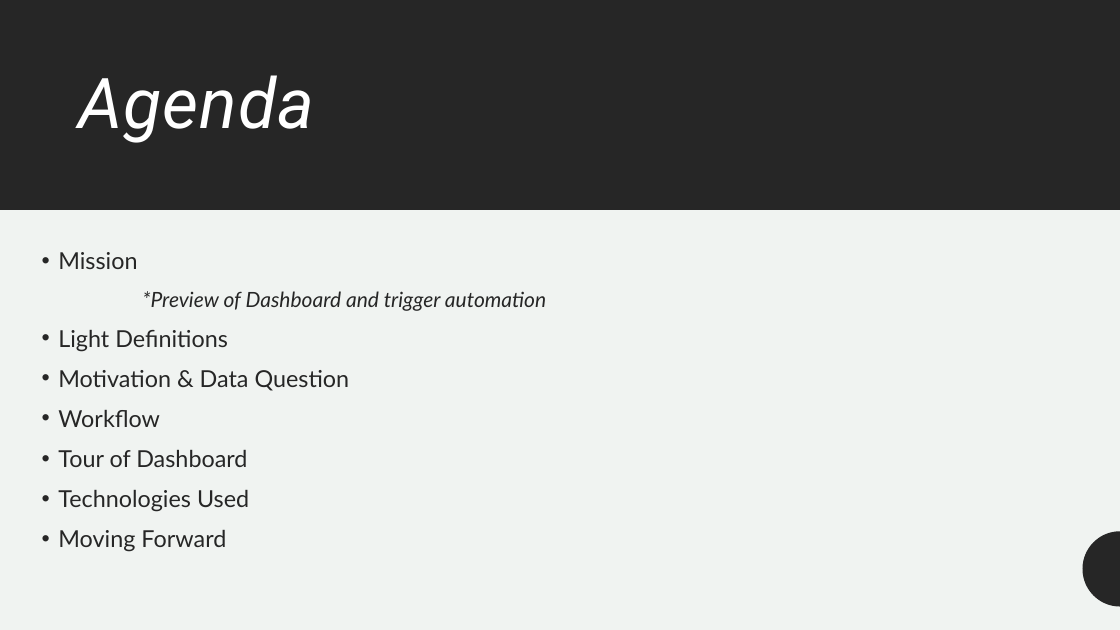
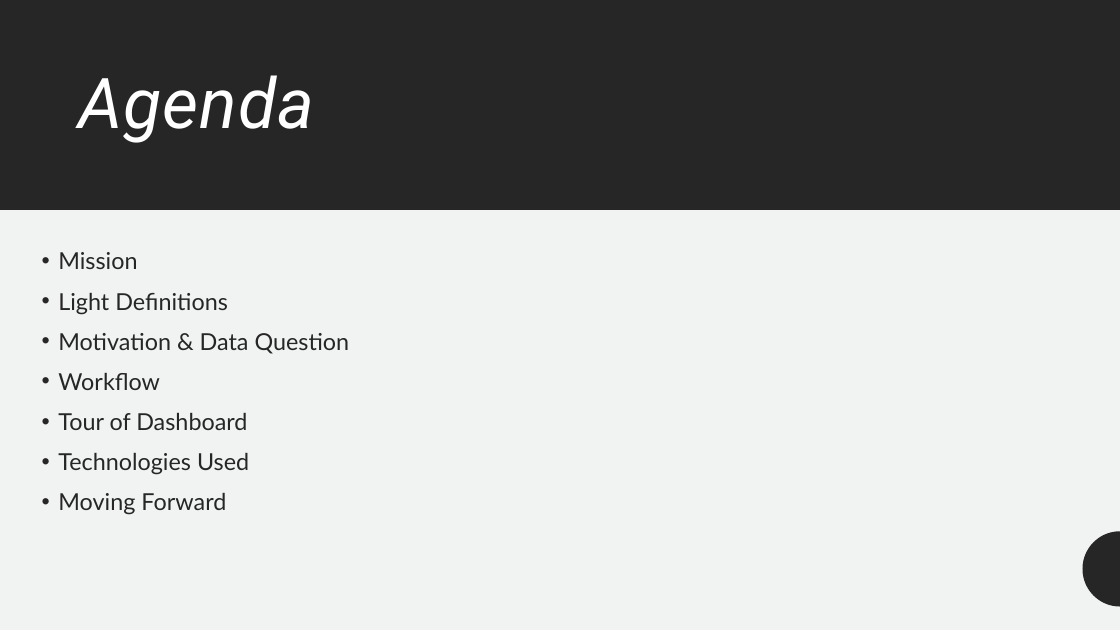
Before and after one commit to meferral/Menu_Dashboard, a slide deck: slide 2 of Capstone_Menu_Dashboard.pptx. Drawn at 1120x630 pixels with LibreOffice and Linux fonts; fonts in the diff are those of the drawing. Boxes give left, top, right and bottom in pixels: in the first picture for what was removed or moved away, otherwise in the second. Text is boxed around its words. In the diff, an @@ line names an element or a change of style, - is before the commit and + after.

```diff
--- a/Capstone_Menu_Dashboard.pptx
+++ b/Capstone_Menu_Dashboard.pptx
@@ text at (142,291,546,311): paragraph removed @@
-  *Preview of Dashboard and trigger automation
```
Also in this commit, not shown: 1 other slide changed, 1 slide added, 6 other files.
